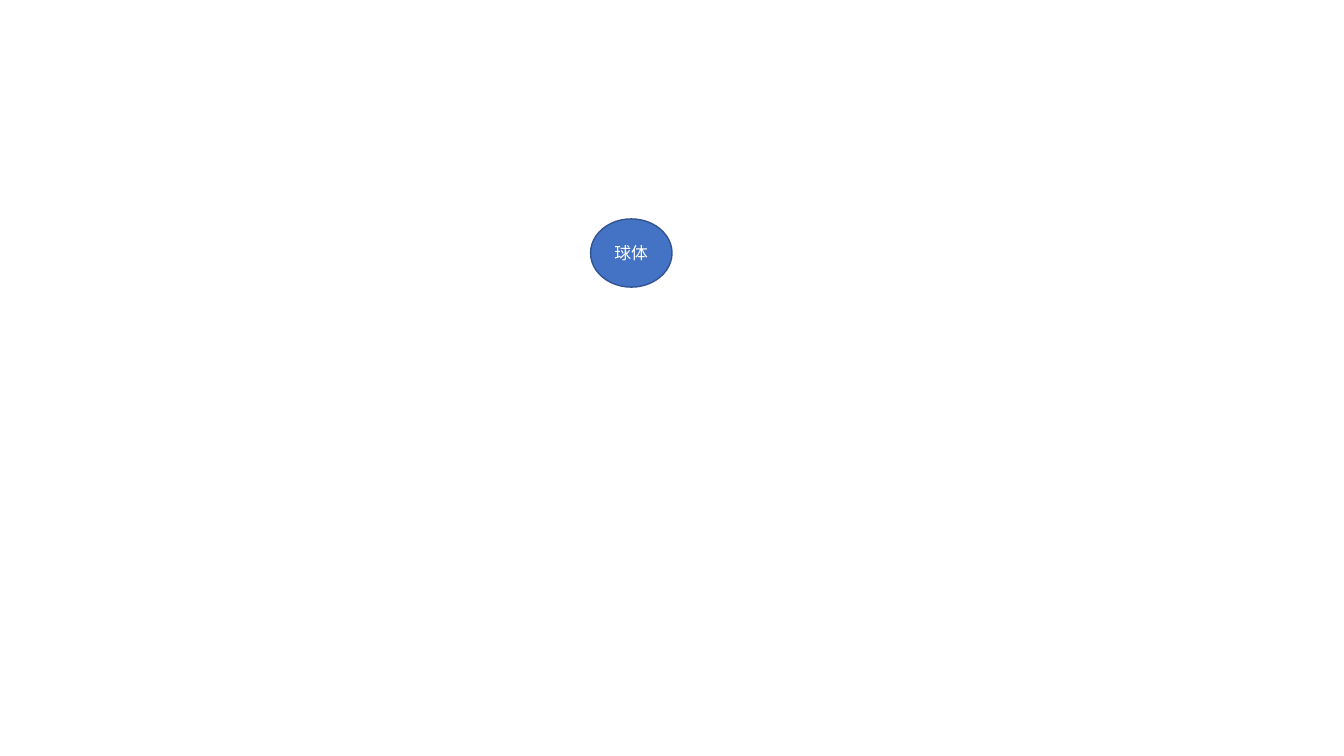
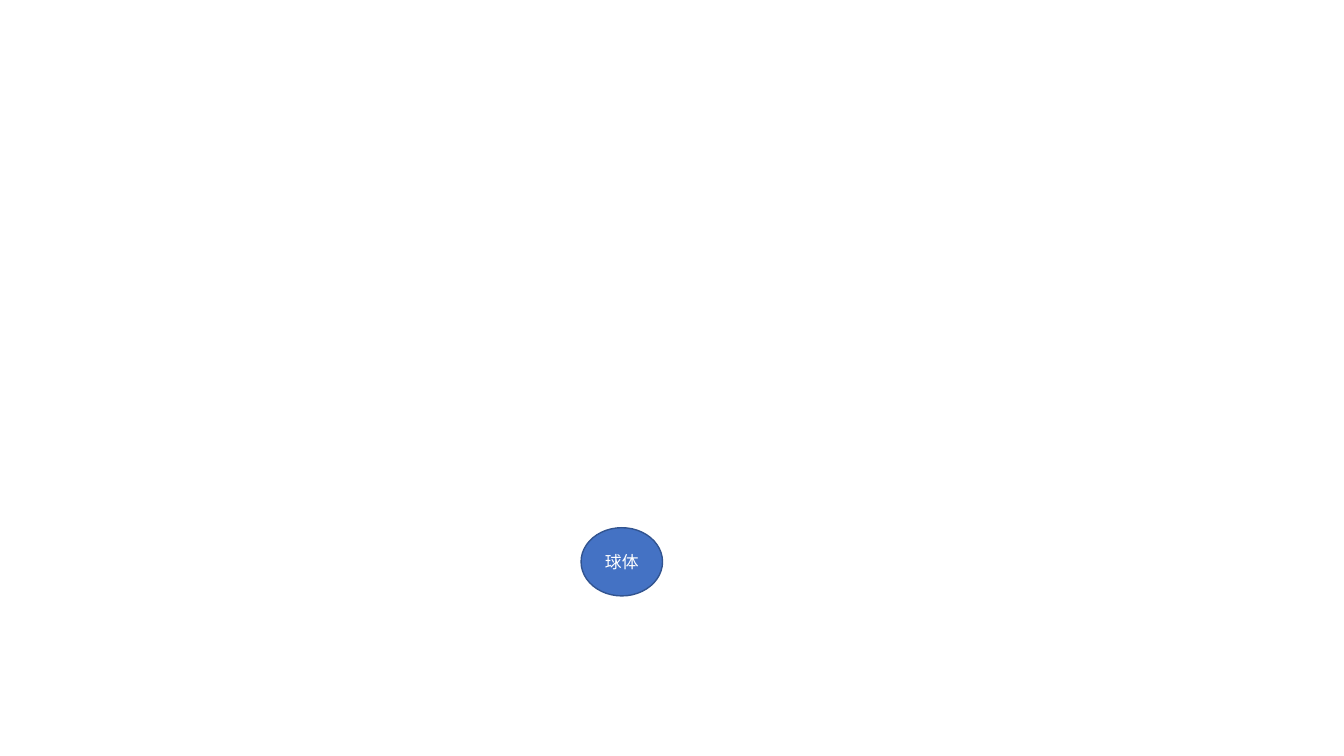
Before and after one commit to Canhui/PPT_Animation_Samples, a slide deck: slide 13 of PPT-Animation-Samples (Part 2).pptx. Drawn at 1344x756 pixels with LibreOffice and Linux fonts; fonts in the diff are those of the drawing. Boxes give left, top, right and bottom in pixels: in the first picture for what was removed or moved away, otherwise in the second. Text is boxed around its words. In the diff, an @@ line names an element or a change of style, - is before the commit and + after.

```diff
--- a/PPT-Animation-Samples (Part 2).pptx
+++ b/PPT-Animation-Samples (Part 2).pptx
@@ ellipse "球体": place and size @@
-ellipse "球体" at [591,219,673,287]
+ellipse "球体" at [581,528,662,597]
```
Also in this commit, not shown: 1 other slide changed, 4 slides added.
